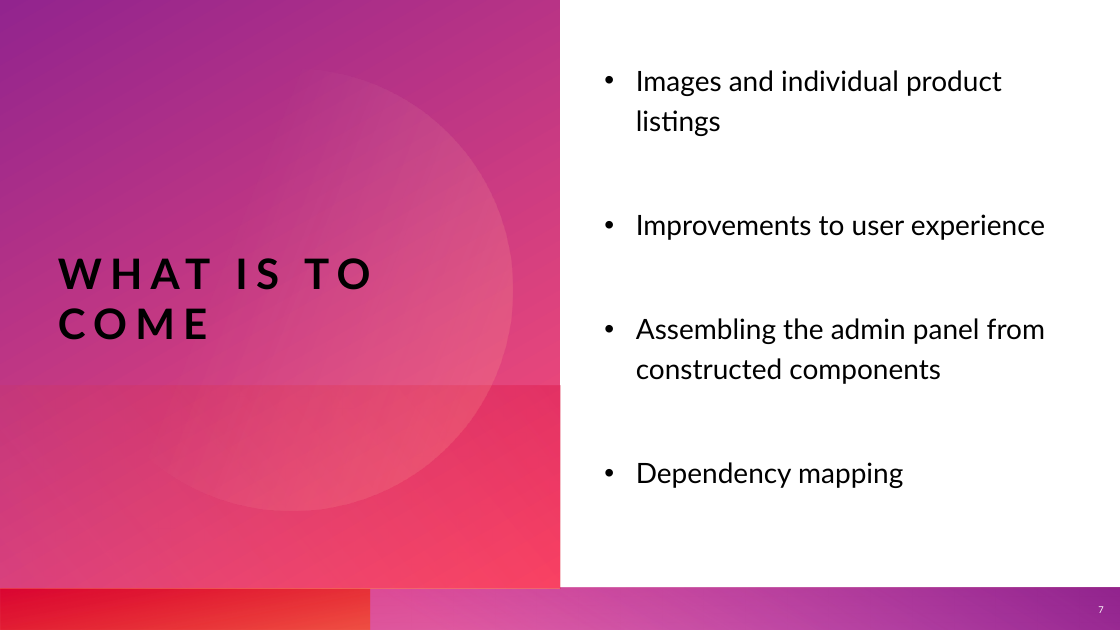
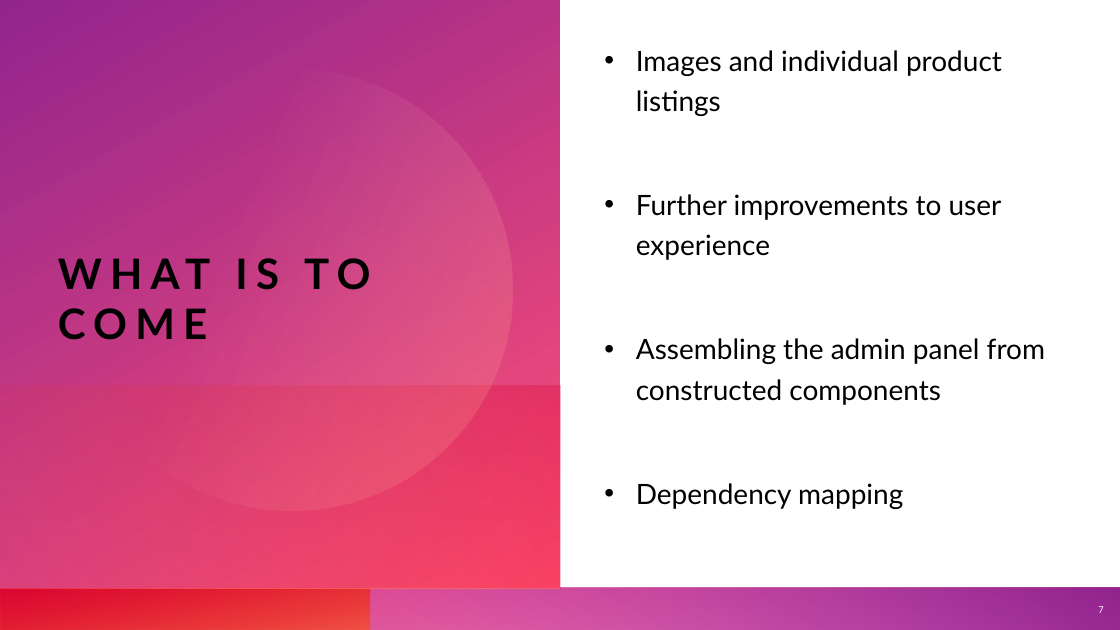
Before and after one commit to cart7982/CaravanSeraiCS360, a slide deck: slide 7 of Presentations/Caravanserai - Phase 3.pptx. Drawn at 1120x630 pixels with LibreOffice and Linux fonts; fonts in the diff are those of the drawing. Boxes give left, top, right and bottom in pixels: in the first picture for what was removed or moved away, otherwise in the second. Text is boxed around its words. In the diff, an @@ line names an element or a change of style, - is before the commit and + after.

```diff
--- a/Presentations/Caravanserai - Phase 3.pptx
+++ b/Presentations/Caravanserai - Phase 3.pptx
@@ text at [636, 194, 1002, 260]: text changed @@
-• Improvements to user experience
+• Further improvements to user experience
```
Also in this commit, not shown: 2 other slides changed, 25 other files.
